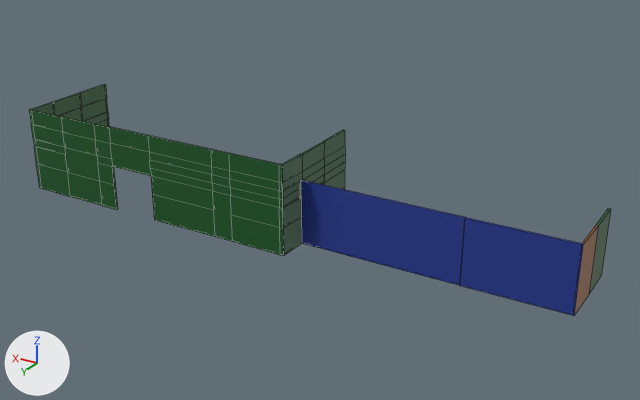
A saved change to the FBX model Assets/Models/taxidermy huone+tutorial huone seinät.fbx.
Camera for both pictures: a 50 mm lens placed at (-80.7, 91.6, 52.1), pointed at (-23.5, -3.7, 4.4). Every picture has the same lights, and +X, +Y and +Z are marked at lower left. Mesh edges are drawn as thin lines. Vertices at the same position are counted once.
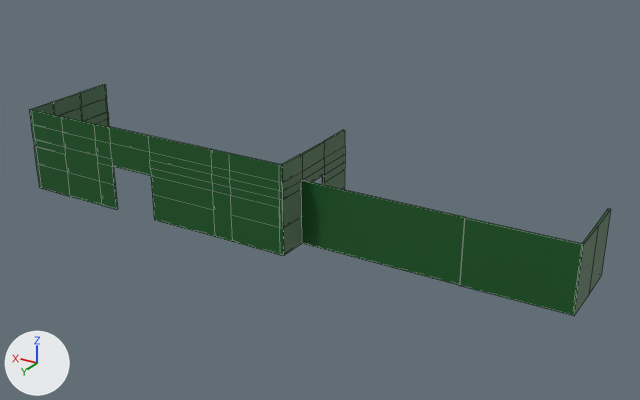
What differs and where, as boxes [x1, y1, x2, y2] in the pictures (640 x 400 px; the box of a moved part takes in the faces that stretch with it):
part 1 of me_cube_002, moved or reshaped: before [279, 175, 324, 228]; after [279, 181, 301, 228]
part 2 of me_cube_002, recoloured (blue to green): [301, 180, 583, 316] in both
part 3 of me_cube_002, recoloured (brown to green): [574, 225, 598, 315] in both

What the commit changed:
me_cube_002 is used by ob_cube_003; location (0.0, 0.0, 0.0).
me_cube_002 had 227 vertices, 209 faces and spanned x -60.4..21.2, y -10.2..5.7, z 0.0..12.5.
me_cube_002 now has 219 vertices, 205 faces and spans x -60.4..21.2, y -10.2..5.7, z 0.0..12.5.
Part 1, on me_cube_002:
8 vertices are removed from x -23.7..-22.8, y -4.6..5.6, z 0.0..7.8.
13 faces are deleted.
8 new faces join them, mat_seinät (dark green #135721).
1 new face joins them, mat_katto (blue #223990).
me_cube_002 part 2: 6 faces spanning x -60.3..-23.7, y 1.1..1.4, z 0.0..9.0 switch from mat_katto (blue #223990) to mat_seinät (dark green #135721).
me_cube_002 part 3: 3 faces spanning x -60.4..-60.1, y -4.6..1.3, z 0.0..9.0 switch from mat_lattia (brown #905822) to mat_seinät (dark green #135721).
